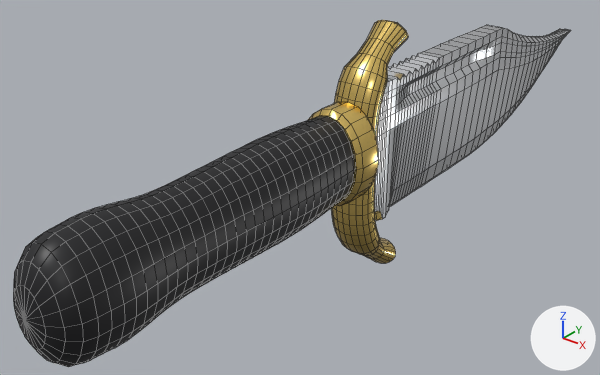
The FBX model roblox-knife/Knife_Combined.fbx as it was, and as the next commit left it.
One viewpoint serves both versions: a 50 mm camera at (1.5, -2.16, 1.11) aimed at (-0.22, -0.02, -0.21). Arrows for +X, +Y and +Z are at lower right; the lights stay in place. The first picture is the older version. Mesh edges are drawn as thin lines. Where no turn or scale is listed for an object, it has been applied to the vertices.

The first picture shows 'Knife'.
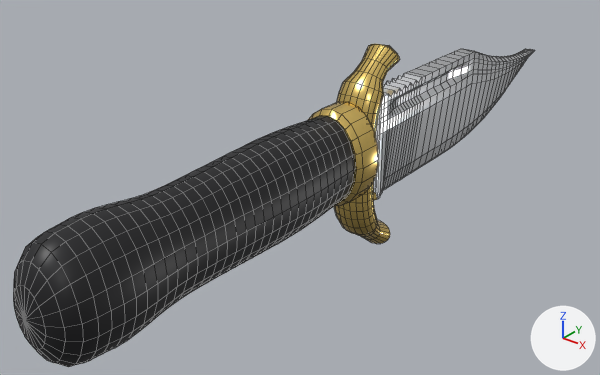
Edits to the scene script, one JSON object a line:
```json
{"block": "me_knife", "where": "# used by ob_knife; location = (0.0, 0.9, -0.06)"}
{"op": "remove", "block": "me_knife", "code": "me_knife.from_pydata(...)  # 2104 vertices, 2104 faces; spans x -0.13..0.13, y -2.21..0.9, z -0.48..0.46"}
{"op": "add", "block": "me_knife", "code": "me_knife.from_pydata(...)  # 2072 vertices, 2072 faces; spans x -0.13..0.13, y -2.01..0.7, z -0.4..0.37"}
{"block": "me_knife", "change": "me_knife part 1: the loose piece of 80 vertices spanning x -0.13..0.13, y -1.05..-0.92, z -0.11..0.23 is moved by (0.0, 0.2, -0.02)"}
{"block": "me_knife", "change": "me_knife part 2: 12 vertices moved within x -0.03..0.03, y -0.64..0.55, z -0.19..0.09; 1328 vertices removed from x -0.09..0.09, y -0.96..0.9, z -0.48..0.46; 1296 vertices added at x -0.08..0.08, y -0.75..0.7, z -0.4..0.37"}
{"block": "me_knife", "change": "other edits to the shape of me_knife do not show in these pictures"}
{"op": "set", "path": "ob_knife.location", "old": "(0.0, 0.9, -0.06)", "new": "(0.0, 0.7, -0.04)"}
```

Boxes [x1, y1, x2, y2] around the edits, measured in the pictures (600 x 375 px; the box of a moved part takes in the faces that stretch with it):
```json
{"object": "Knife", "change": "reshaped, moved", "before": [13, 20, 571, 367], "after": [13, 44, 535, 367], "on screen": "6% narrower, 7% shorter"}
{"part": 1, "of": "me_knife", "change": "moved or reshaped", "before": [308, 102, 379, 206], "after": [308, 102, 379, 206]}
{"part": 2, "of": "me_knife", "change": "moved or reshaped", "before": [331, 20, 571, 263], "after": [334, 44, 535, 244]}
```
